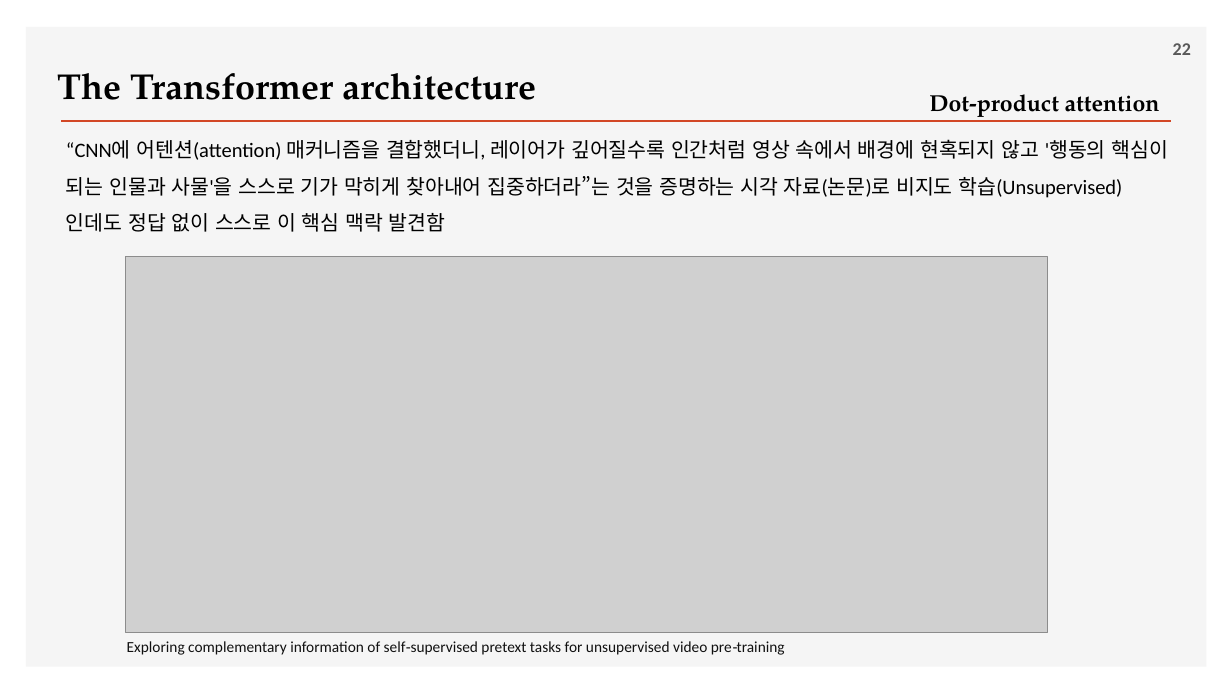
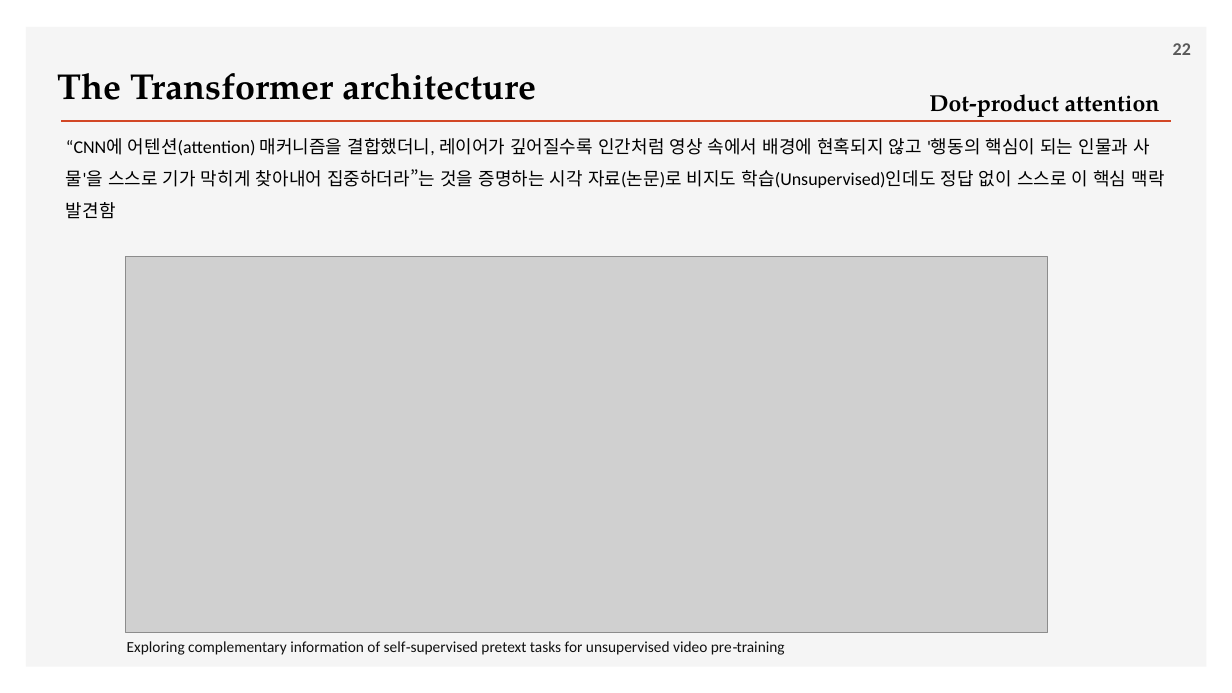
Before and after one commit to ancestor9/2026_Fall_Deep-Learning-with-Python, a slide deck: slide 22 of Chapter 15 Language models and the Transformer.pptx. Drawn at 1232x693 pixels with LibreOffice and Linux fonts; fonts in the diff are those of the drawing; grey boxes stand for pictures; background and template pictures are left out. Boxes give left, top, right and bottom in pixels: in the first picture for what was removed or moved away, otherwise in the second. Text is boxed around its words. In the diff, an @@ line names an element or a change of style, - is before the commit and + after.

```diff
--- a/Chapter 15 Language models and the Transformer.pptx
+++ b/Chapter 15 Language models and the Transformer.pptx
@@ text "“CNN에 어텐션(attention) 매커니즘을 결합했더니, 레이어가 ..." at (66, 138, 1164, 219): size 16 to 14 pt @@
```
Also in this commit, not shown: 12 other slides changed, 2 slides added, 1 slide removed.
